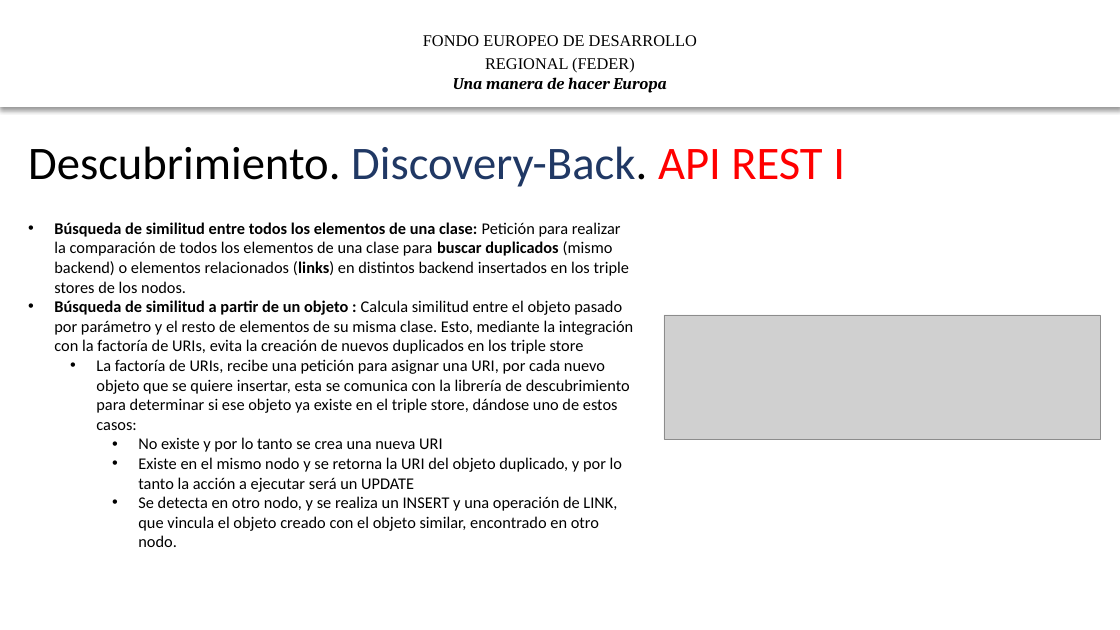
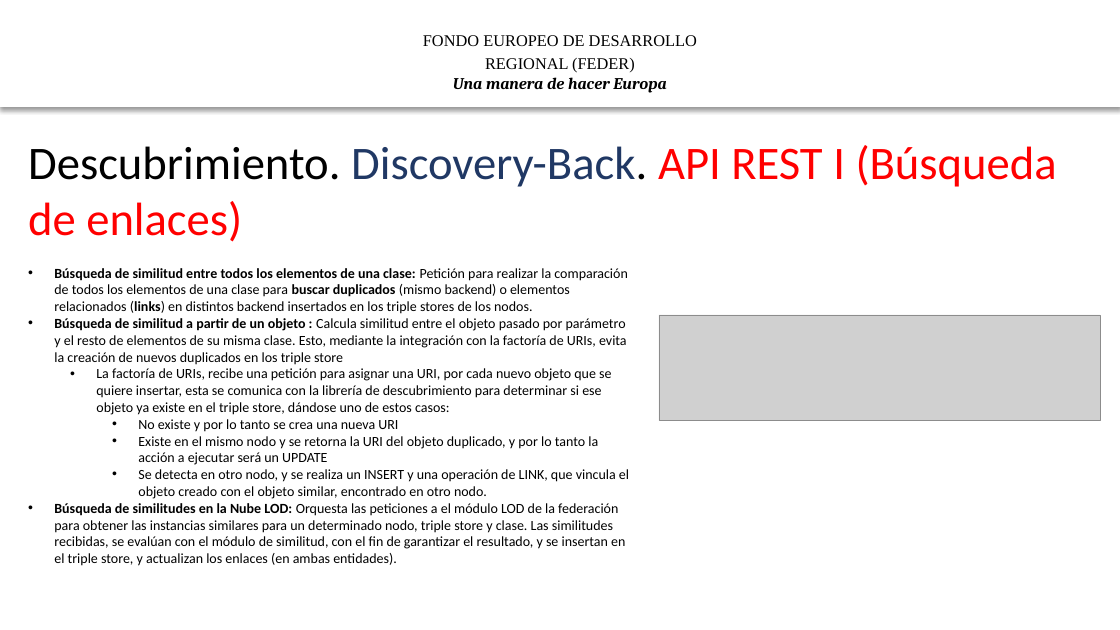
Before and after one commit to HerculesCRUE/ib-asio-docs-, a slide deck: slide 12 of 28-Material_de_formación/Formación Federación y Descubrimiento/III Arquitectura e integración.pptx (slide 8 before the commit). Drawn at 1120x630 pixels with LibreOffice and Linux fonts; fonts in the diff are those of the drawing; grey boxes stand for pictures; background and template pictures are left out. Boxes give left, top, right and bottom in pixels: in the first picture for what was removed or moved away, otherwise in the second. Text is boxed around its words. In the diff, an @@ line names an element or a change of style, - is before the commit and + after.

```diff
--- a/28-Material_de_formación/Formación Federación y Descubrimiento/III Arquitectura e integración.pptx
+++ b/28-Material_de_formación/Formación Federación y Descubrimiento/III Arquitectura e integración.pptx
@@ text at [28,145,1057,242]: text changed; text colour #000000 to #FF0000 @@
-Descubrimiento. Discovery-Back. API REST I
+Descubrimiento. Discovery-Back. API REST I (Búsqueda de enlaces)
@@ text "Búsqueda de similitud entre todos ...": place and size @@
-text "Búsqueda de similitud entre todos ..." at [54,222,633,547]
+text "Búsqueda de similitud entre todos ..." at [54,268,629,566]
@@ text at [54,268,629,499]: size 14 to 12 pt in "Búsqueda de similitud entre todos los elementos ...", "Búsqueda de similitud a partir de un ...", "La factoría de URIs, recibe una petición ...", "No existe y por lo tanto se ..." and 2 more places @@
@@ picture: place and size @@
-picture at [664,315,1100,439]
+picture at [660,315,1101,421]
@@ text at [54,503,625,566]: paragraph added @@
+• Búsqueda de similitudes en la Nube LOD: Orquesta las peticiones a el módulo LOD de la federación para obtener las instancias similares para un determinado nodo, triple store y clase. Las similitudes recibidas, se evalúan con el módulo de similitud, con el fin de garantizar el resultado, y se insertan en el triple store, y actualizan los enlaces (en ambas entidades).
```
Also in this commit, not shown: 13 other slides changed, 12 slides added, 19 other files.
